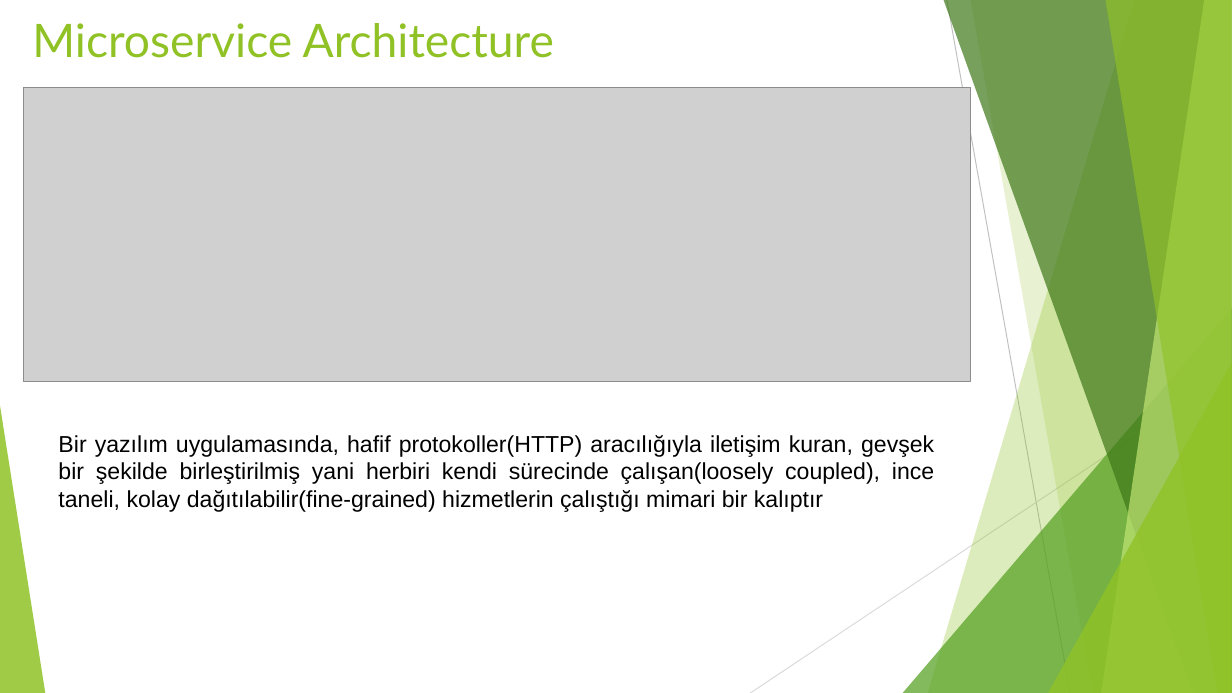
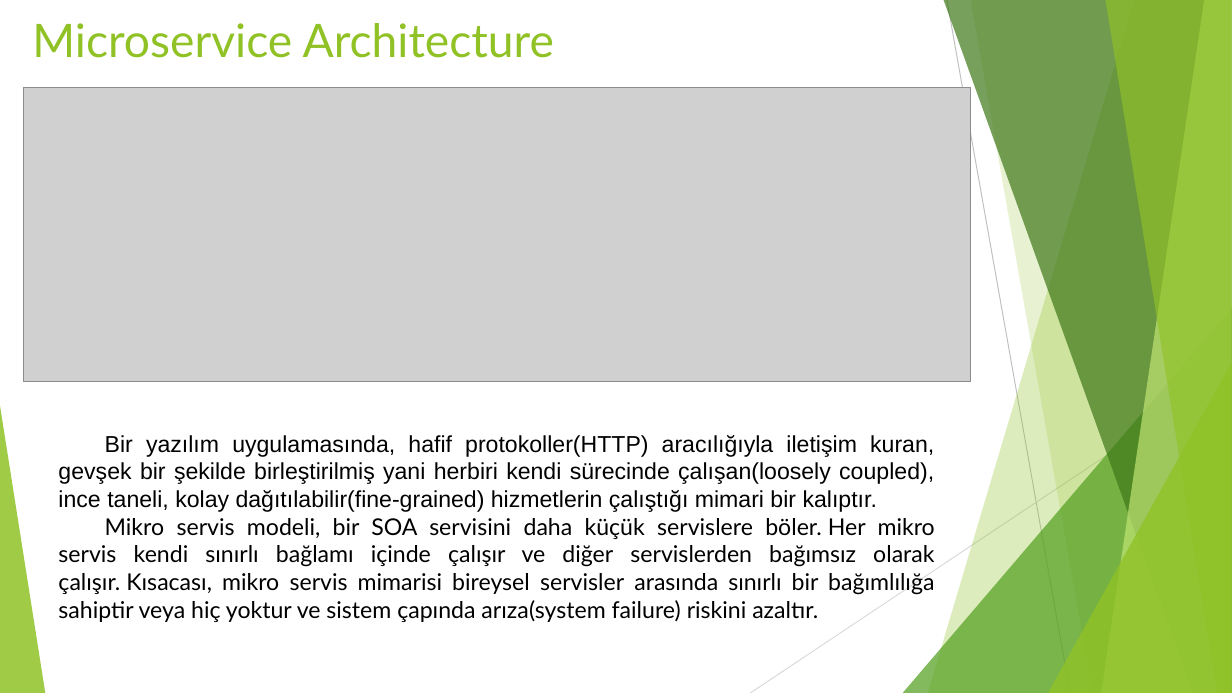
Before and after one commit to ariferol/events-112, a slide deck: slide 9 of presentations/EnterpriseSoftwareArchitectures.pptx. Drawn at 1232x693 pixels with LibreOffice and Linux fonts; fonts in the diff are those of the drawing; grey boxes stand for pictures. Boxes give left, top, right and bottom in pixels: in the first picture for what was removed or moved away, otherwise in the second. Text is boxed around its words. In the diff, an @@ line names an element or a change of style, - is before the commit and + after.

Commit message:
Kurumsal yazilim mimarileri sunumu duzeltmeler yapildi

```diff
--- a/presentations/EnterpriseSoftwareArchitectures.pptx
+++ b/presentations/EnterpriseSoftwareArchitectures.pptx
@@ text at [58,435,935,622]: text changed; font Arial to Lato @@
-Bir yazılım uygulamasında, hafif protokoller(HTTP) aracılığıyla iletişim kuran, gevşek bir şekilde birleştirilmiş yani herbiri kendi sürecinde çalışan(loosely coupled), ince taneli, kolay dağıtılabilir(fine-grained) hizmetlerin çalıştığı mimari bir kalıptır
+Bir yazılım uygulamasında, hafif protokoller(HTTP) aracılığıyla iletişim kuran, gevşek bir şekilde birleştirilmiş yani herbiri kendi sürecinde çalışan(loosely coupled), ince taneli, kolay dağıtılabilir(fine-grained) hizmetlerin çalıştığı mimari bir kalıptır.
+Mikro servis modeli, bir SOA servisini daha küçük servislere böler. Her mikro servis kendi sınırlı bağlamı içinde çalışır ve diğer servislerden bağımsız olarak çalışır. Kısacası, mikro servis mimarisi bireysel servisler arasında sınırlı bir bağımlılığa sahiptir veya hiç yoktur ve sistem çapında arıza(system failure) riskini azaltır.
```
Also in this commit, not shown: 10 other slides changed, 2 slides added, 2 slides removed.
